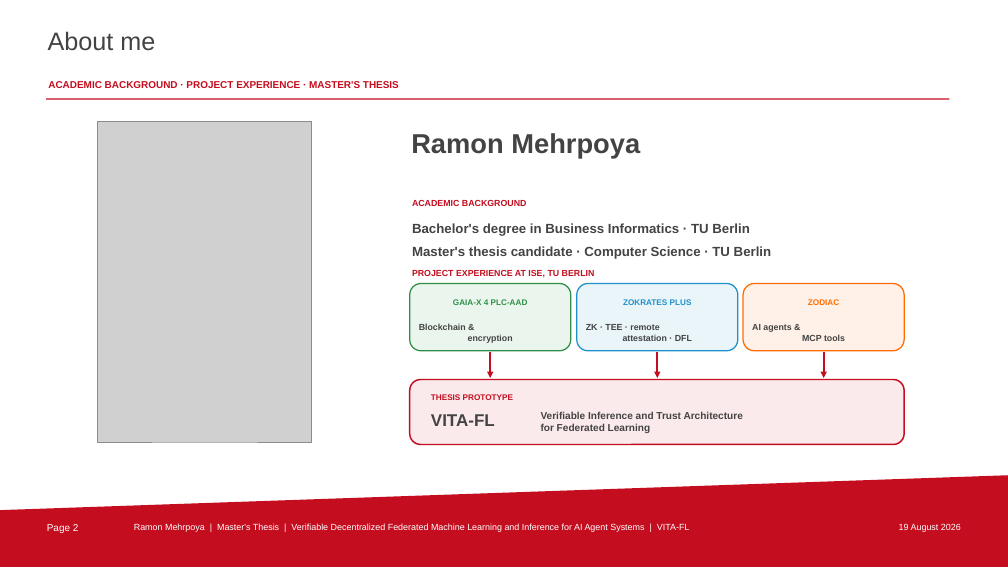
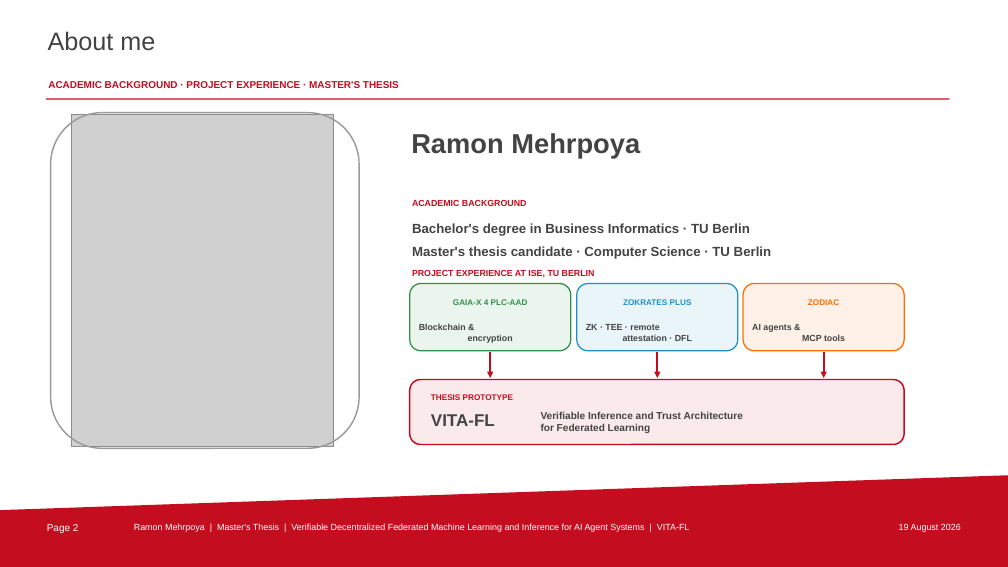
Before and after one commit to uZhW8Rgl/presentation, a slide deck: slide 2 of VITA-FL_Thesis_Presentation_TU_Berlin.pptx. Drawn at 1008x567 pixels with LibreOffice and Linux fonts; fonts in the diff are those of the drawing; grey boxes stand for pictures; background and template pictures are left out. Boxes give left, top, right and bottom in pixels: in the first picture for what was removed or moved away, otherwise in the second. Text is boxed around its words. In the diff, an @@ line names an element or a change of style, - is before the commit and + after.

```diff
--- a/VITA-FL_Thesis_Presentation_TU_Berlin.pptx
+++ b/VITA-FL_Thesis_Presentation_TU_Berlin.pptx
@@ rounded rectangle added at <box>51,113,359,448</box>, outline #9A9A9A 1.35 pt @@
@@ picture: place and size @@
-picture at <box>98,121,312,442</box>
+picture at <box>71,114,333,447</box>
```
Also in this commit, not shown: 28 other slides changed, 6 slides added, 5 slides removed, 43 other files.
